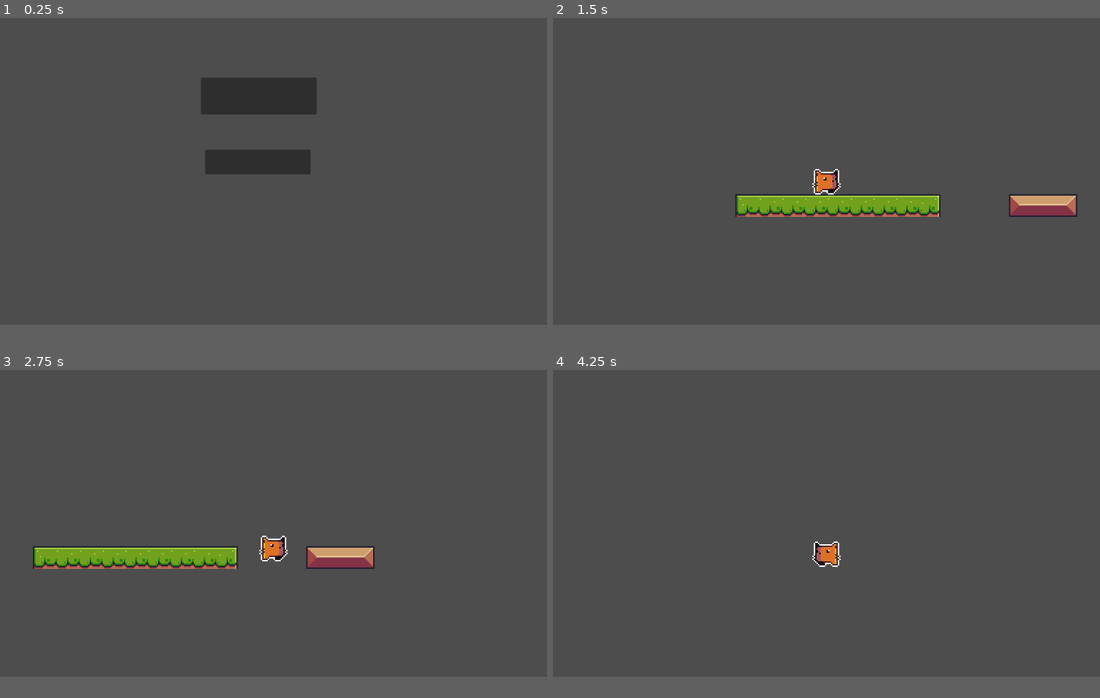
Above: before the commit, frames 1-4 (two rows, left to right).
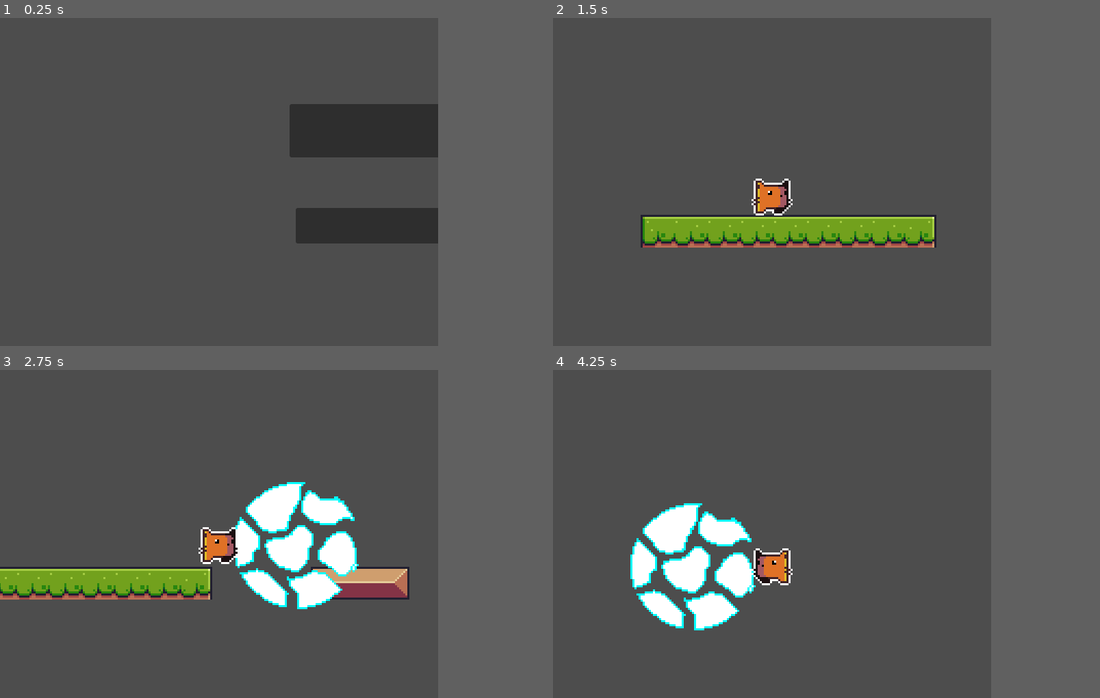
Above: after the commit, the same moments.

Repository: danyalfun/wwwf
Game: Godot game, scene res://int.tscn
The game is run twice, just before and just after one commit, with the same random seed, the same clock (stepped at 60 frames per second) and the same inputs.
Inputs (mouse positions are in pixels of both pictures, inside the frame that each line leads up to; where the layout moved, square brackets give the same spot in the first picture):
- Up to frame 1 (0.25 s): no input
- Up to frame 2 (1.5 s): click (1017, 122) [810, 96] at 0.5 s; click "1" at 1.25 s
- Up to frame 3 (2.75 s): tap Enter at 2 s; hold D (right) from 2.03 s (still down); tap Space (bomb) at 2.1 s
- Up to frame 4 (4.25 s): tap Space (bomb) at 2.85, 3.6 s; release D (right) at 3.53 s; hold A (left) from 3.53 s (still down)
In our replay, the window is 799x449 before the commit and 640x480 after it. These sizes can differ from the game's own. Grey fills any space a smaller window leaves; there, only what the larger window draws over its background counts as a difference.

The runs differ from the first frame. In frame 1, 10% of the frame differs, in the area x 36-81%, y 18-69%; in frame 2, 9.2%; in frame 3, 13%, in the area x 0-75%, y 34-73%; in frame 4, 6.1%.

Commit message:
boom
not very smooth but okay for now

Diff:
--- /dev/null
+++ b/chars/bomb.tscn
@@ -0,0 +1,112 @@
+[gd_scene load_steps=17 format=3 uid="uid://6fcmnb3f8728"]
+
+[ext_resource type="Script" uid="uid://ccbgxfn478d6d" path="res://scripts/bomb.gd" id="1_q33u3"]
+[ext_resource type="Texture2D" uid="uid://cggnj7iry2kqj" path="res://assets/bomb_2_custom.png" id="2_0ofk3"]
+[ext_resource type="Texture2D" uid="uid://dwnibxxvq7iok" path="res://assets/Foam bubble explosion 64 X 64.png" id="3_aw5wr"]
+
+[sub_resource type="CircleShape2D" id="CircleShape2D_hiuww"]
+radius = 30.0
+
+[sub_resource type="AtlasTexture" id="AtlasTexture_y8bkb"]
+atlas = ExtResource("2_0ofk3")
+region = Rect2(0, 0, 16, 16)
+
+[sub_resource type="AtlasTexture" id="AtlasTexture_rxhf7"]
+atlas = ExtResource("3_aw5wr")
+region = Rect2(0, 0, 64, 64)
+
+[sub_resource type="AtlasTexture" id="AtlasTexture_ya0sr"]
+atlas = ExtResource("3_aw5wr")
+region = Rect2(64, 0, 64, 64)
+
+[sub_resource type="AtlasTexture" id="AtlasTexture_6lj2t"]
+atlas = ExtResource("3_aw5wr")
+region = Rect2(128, 0, 64, 64)
+
+[sub_resource type="AtlasTexture" id="AtlasTexture_2pqm3"]
+atlas = ExtResource("3_aw5wr")
+region = Rect2(192, 0, 64, 64)
+
+[sub_resource type="AtlasTexture" id="AtlasTexture_ctmv7"]
+atlas = ExtResource("3_aw5wr")
+region = Rect2(256, 0, 64, 64)
+
+[sub_resource type="AtlasTexture" id="AtlasTexture_hbt3f"]
+atlas = ExtResource("3_aw5wr")
+region = Rect2(320, 0, 64, 64)
+
+[sub_resource type="AtlasTexture" id="AtlasTexture_c771w"]
+atlas = ExtResource("3_aw5wr")
+region = Rect2(384, 0, 64, 64)
+
+[sub_resource type="AtlasTexture" id="AtlasTexture_l6bj0"]
+atlas = ExtResource("3_aw5wr")
+region = Rect2(448, 0, 64, 64)
+
+[sub_resource type="AtlasTexture" id="AtlasTexture_daj2v"]
+atlas = ExtResource("3_aw5wr")
+region = Rect2(512, 0, 64, 64)
+
+[sub_resource type="AtlasTexture" id="AtlasTexture_ogf7m"]
+atlas = ExtResource("3_aw5wr")
+region = Rect2(576, 0, 64, 64)
+
+[sub_resource type="SpriteFrames" id="SpriteFrames_xxw2l"]
+animations = [{
+"frames": [{
+"duration": 5.0,
+"texture": SubResource("AtlasTexture_y8bkb")
+}, {
+"duration": 1.0,
+"texture": SubResource("AtlasTexture_rxhf7")
+}, {
+"duration": 1.0,
+"texture": SubResource("AtlasTexture_ya0sr")
+}, {
+"duration": 1.0,
+"texture": SubResource("AtlasTexture_6lj2t")
+}, {
+"duration": 1.0,
+"texture": SubResource("AtlasTexture_2pqm3")
+}, {
+"duration": 1.0,
+"texture": SubResource("AtlasTexture_ctmv7")
+}, {
+"duration": 1.0,
+"texture": SubResource("AtlasTexture_hbt3f")
+}, {
+"duration": 1.0,
+"texture": SubResource("AtlasTexture_c771w")
+}, {
+"duration": 1.0,
+"texture": SubResource("AtlasTexture_l6bj0")
+}, {
+"duration": 1.0,
+"texture": SubResource("AtlasTexture_daj2v")
+}, {
+"duration": 1.0,
+"texture": SubResource("AtlasTexture_ogf7m")
+}],
+"loop": false,
+"name": &"default",
+"speed": 15.0
+}]
+
+[node name="Bomb" type="Area2D"]
+script = ExtResource("1_q33u3")
+
+[node name="CollisionShape2D" type="CollisionShape2D" parent="."]
+shape = SubResource("CircleShape2D_hiuww")
+
+[node name="Sprite2D" type="Sprite2D" parent="."]
+visible = false
+texture_filter = 1
+texture = ExtResource("2_0ofk3")
+
+[node name="AnimatedSprite2D" type="AnimatedSprite2D" parent="."]
+z_index = 1
+texture_filter = 1
+sprite_frames = SubResource("SpriteFrames_xxw2l")
+autoplay = "default"
+frame = 10
+frame_progress = 1.0
--- a/chars/player.tscn
+++ b/chars/player.tscn
@@ -1,6 +1,7 @@
-[gd_scene load_steps=21 format=3 uid="uid://dx68dteoumq7l"]
+[gd_scene load_steps=22 format=3 uid="uid://dx68dteoumq7l"]
 
 [ext_resource type="Script" uid="uid://bycqgjahxgmth" path="res://scripts/player.gd" id="1_yj4gv"]
+[ext_resource type="PackedScene" uid="uid://6fcmnb3f8728" path="res://chars/bomb.tscn" id="2_i4ban"]
 [ext_resource type="Texture2D" uid="uid://crsnqwy1mkbbn" path="res://assets/sprites/kitty.png" id="2_yj4gv"]
 
 [sub_resource type="CircleShape2D" id="CircleShape2D_yj4gv"]
@@ -143,6 +144,7 @@
 
 [node name="Player" type="CharacterBody2D"]
 script = ExtResource("1_yj4gv")
+bomb_ = ExtResource("2_i4ban")
 
 [node name="Camera2D" type="Camera2D" parent="."]
 zoom = Vector2(3, 3)
@@ -153,6 +155,7 @@
 shape = SubResource("CircleShape2D_yj4gv")
 
 [node name="AnimatedSprite2D" type="AnimatedSprite2D" parent="."]
+z_index = 2
 texture_filter = 1
 position = Vector2(0, -7)
 sprite_frames = SubResource("SpriteFrames_if53w")
--- a/project.godot
+++ b/project.godot
@@ -19,6 +19,13 @@
 
 Global="*res://Global/global.tscn"
 SceneLoader="*res://addons/maaacks_scene_loader/base/scenes/autoloads/scene_loader.tscn"
+
+[display]
+
+window/size/viewport_width=640
+window/size/viewport_height=480
+window/stretch/mode="canvas_items"
+window/stretch/aspect="expand"
 
 [editor_plugins]
 
--- a/scripts/bomb.gd
+++ b/scripts/bomb.gd
@@ -1,25 +1,15 @@
-extends RigidBody2D
+extends Area2D
 
-@export var max_es = Vector2(2,2)
-@export var epf = Vector2(0.1,0.1)
-@export var e: Area2D
-
-var x
-var now = false
+@onready var scale_ = $CollisionShape2D.shape.radius
+var x = 1
 
 func _ready():
-	x = self.position.x
+	$CollisionShape2D.shape.radius = 0
 
-	$AnimatedSprite2D.play("default")
-	await $AnimatedSprite2D.animation_finished
-	now = true
+func _process(_delta):
+	translate(Vector2(1 * x,0))
 
-
-
-
-func _physics_process(delta):
-	self.position.x = x
-
-	if now:
-		if e.scale < max_es:
-			e.scale += epf
+	await get_tree().create_timer(0.9).timeout
+	$CollisionShape2D.shape.radius = scale_
+	await get_tree().create_timer(0.1).timeout
+	queue_free()
--- a/scripts/game.gd
+++ b/scripts/game.gd
@@ -11,6 +11,6 @@
 	level = Global.curlevel
 	if checkpoints.get_child_count() >= level:
 		player.position = checkpoints.get_child(level).position
-		print(level)
+		print("level: " + str(level))
 
 	self.add_child(player)
--- a/scripts/player.gd
+++ b/scripts/player.gd
@@ -6,8 +6,10 @@
 
 @onready var anim = $AnimatedSprite2D
 
-
-
+var knockback_strength = 15
+var bombing = false
+var knockback = 0
+@export var bomb_: PackedScene
 
 func _physics_process(delta):
 	# Add the gravity.
@@ -34,12 +36,34 @@
 	if !self.is_on_floor() and velocity.y >= 0:
 		anim.play("Fall")
 
-	#if crch and self.is_on_floor():
-		#velocity.y += -150
+	if Input.is_action_just_pressed("bomb"):
+		bomb()
 
 
 	if velocity.x > 0:
 		anim.flip_h = false
-	elif velocity.x != 0: anim.flip_h = true
+	elif velocity.x != 0:
+		anim.flip_h = true
 
+	if knockback != 0:
+		velocity.x += knockback *100
+		knockback = 0
 	move_and_slide()
+
+
+func bomb():
+	if bombing: return
+	bombing = true
+
+	#do
+	var new = bomb_.instantiate()
+	if anim.flip_h == false: new.x = 1
+	else: new.x = -1
+	add_child(new)
+	await get_tree().create_timer(0.5).timeout
+	set_process_input(false)
+
+	knockback = knockback_strength * -new.x
+
+	await get_tree().create_timer(0.1).timeout
+	bombing = false
Binary file added: assets/Explosion.png
Not shown, added: assets/Explosion.png.import
Binary file added: assets/Foam bubble explosion 64 X 64.png
Not shown, added: assets/Foam bubble explosion 64 X 64.png.import
Binary file added: assets/Sprite-Bomb_custom.png
Not shown, added: assets/Sprite-Bomb_custom.png.import
Binary file added: assets/bomb_2_custom.png
Not shown, added: assets/bomb_2_custom.png.import
Not shown, added: assets/realistic explosion.png.import
